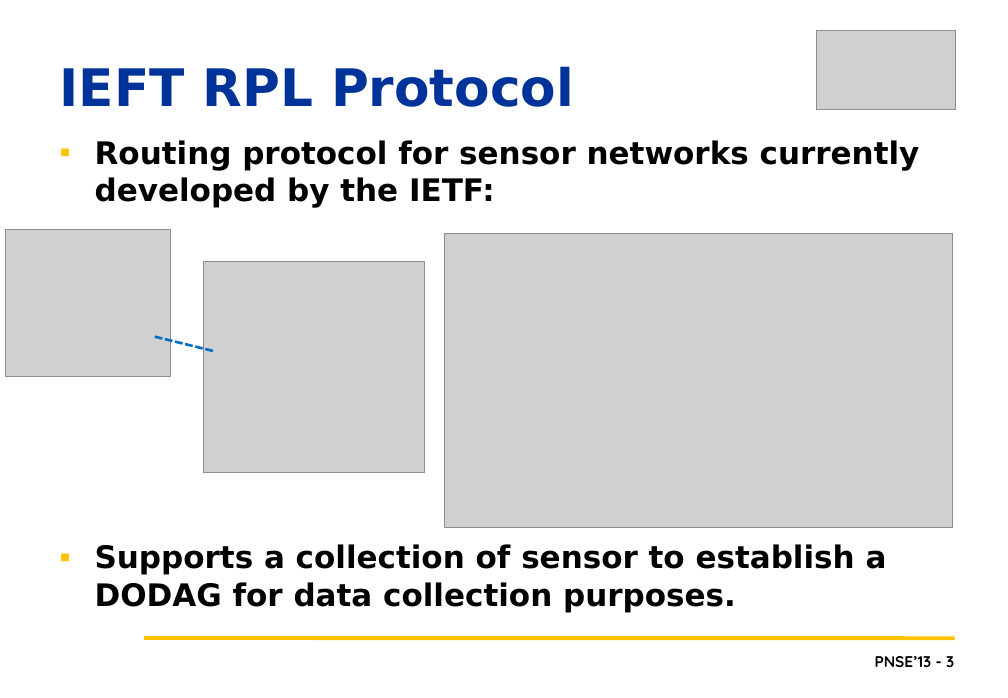
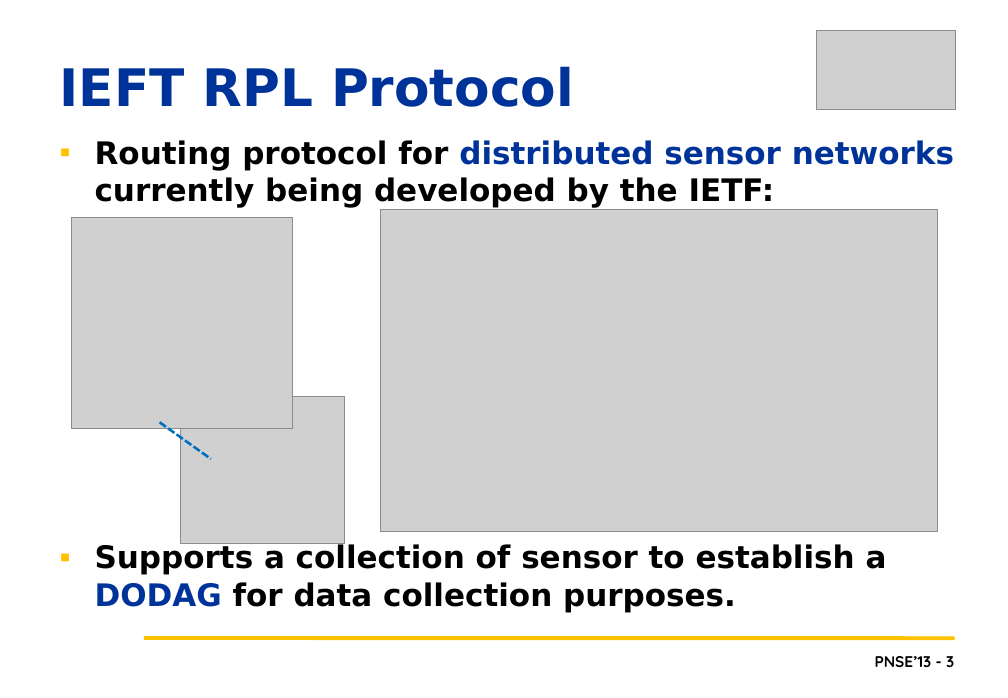
Before and after one commit to lmkr/pnse13roll, a slide deck: slide 3 of LMKPNSE2013.pptx. Drawn at 1008x698 pixels with LibreOffice and Linux fonts; fonts in the diff are those of the drawing; grey boxes stand for pictures; background and template pictures are left out. Boxes give left, top, right and bottom in pixels: in the first picture for what was removed or moved away, otherwise in the second. Text is boxed around its words. In the diff, an @@ line names an element or a change of style, - is before the commit and + after.

```diff
--- a/LMKPNSE2013.pptx
+++ b/LMKPNSE2013.pptx
@@ text at (95,140,954,207): text changed @@
-▪ Routing protocol for sensor networks currently developed by the IETF:
+▪ Routing protocol for distributed sensor networks currently being developed by the IETF:
@@ picture: place and size @@
-picture at (444,233,953,527)
+picture at (381,209,937,531)
@@ picture: place and size @@
-picture at (203,262,424,473)
+picture at (72,217,293,428)
@@ picture: place and size @@
-picture at (6,230,170,377)
+picture at (181,396,345,544)
@@ line moved from (155, 337) - (215, 352) to (160, 423) - (211, 459) @@
@@ text "Supports a collection of sensor ..." at (95,543,887,612): text colour #000000 to #003399 in "DODAG" @@
```
Also in this commit, not shown: 10 other slides changed, 2 slides added.
